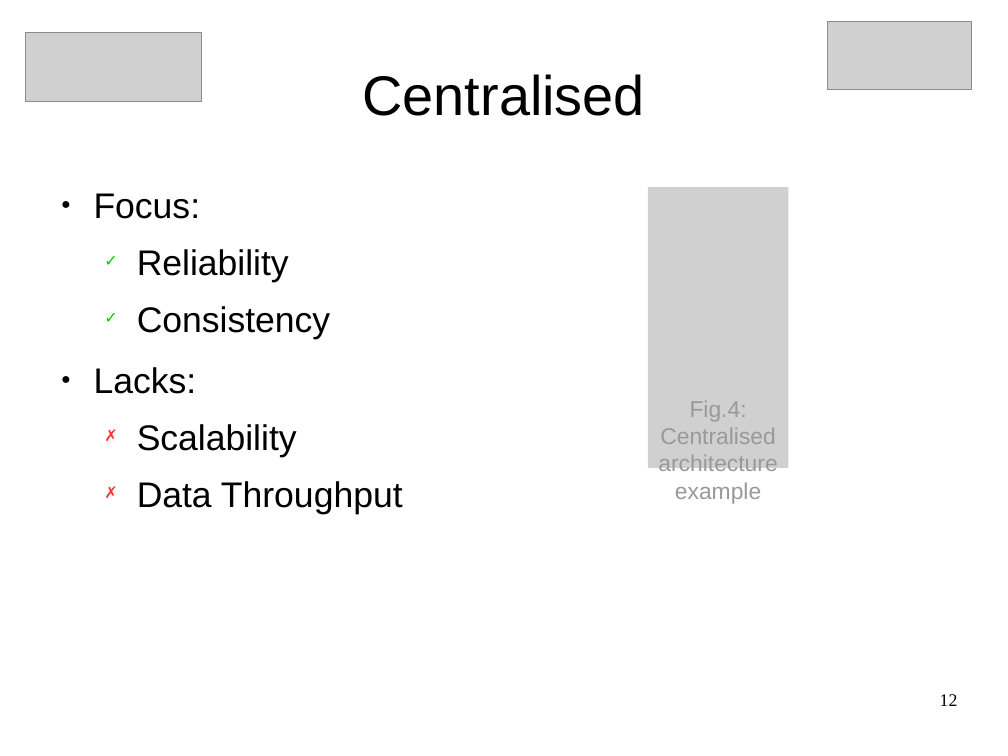
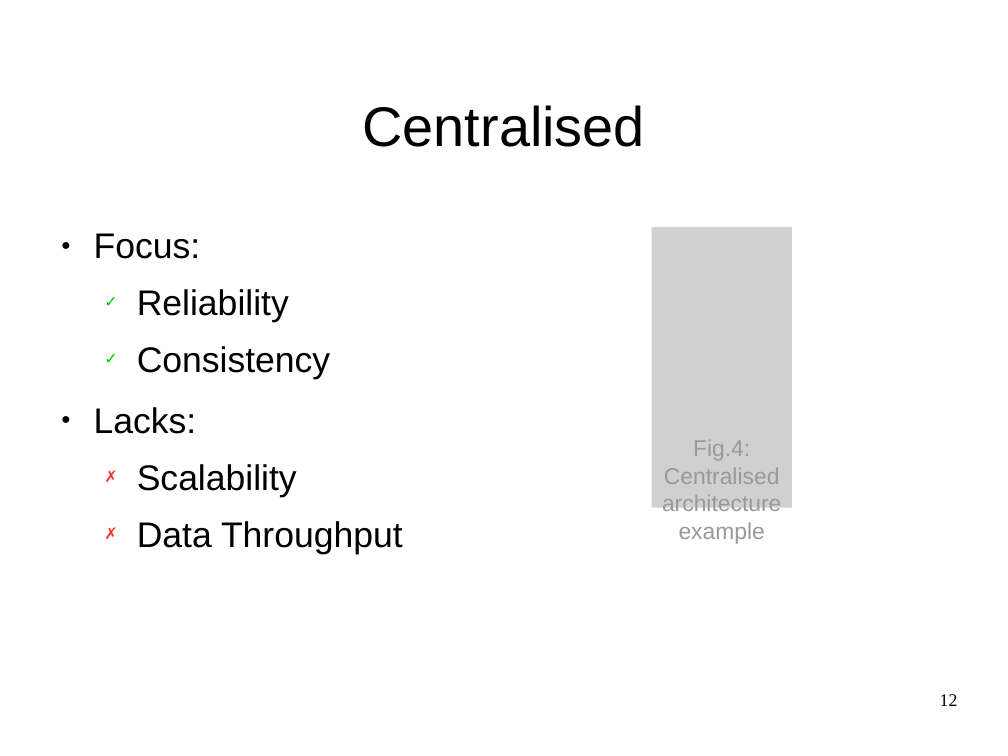
Before and after one commit to JGAntunes/pulsarcast, a slide deck: slide 12 of project-report/presentation.odp. Drawn at 1008x756 pixels with LibreOffice and Linux fonts; fonts in the diff are those of the drawing; grey boxes stand for pictures; background and template pictures are left out. Boxes give left, top, right and bottom in pixels: in the first picture for what was removed or moved away, otherwise in the second. Text is boxed around its words. In the diff, an @@ line names an element or a change of style, - is before the commit and + after.

```diff
--- a/project-report/presentation.odp
+++ b/project-report/presentation.odp
@@ picture removed at <box>829,22,973,90</box> @@
@@ picture removed at <box>26,33,201,102</box> @@
@@ title "Centralised": place and size @@
-title "Centralised" at <box>362,74,644,116</box>
+title "Centralised" at <box>362,105,644,147</box>
@@ text "Focus:": place and size @@
-text "Focus:" at <box>94,193,403,514</box>
+text "Focus:" at <box>94,233,403,555</box>
@@ picture "Fig.4: Centralised architecture example": place and size @@
-picture "Fig.4: Centralised architecture example" at <box>649,188,789,468</box>
+picture "Fig.4: Centralised architecture example" at <box>652,227,793,508</box>
```
Also in this commit, not shown: 14 other slides changed, 6 slides added.
